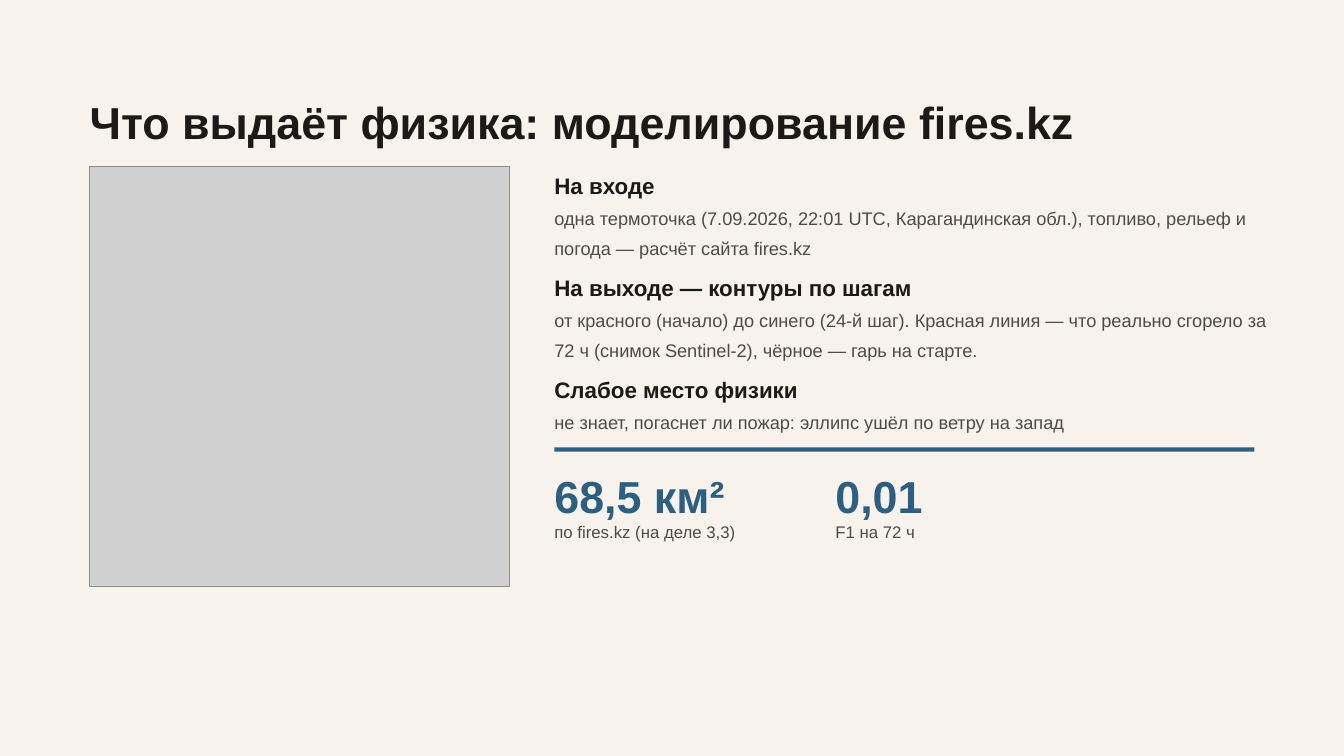
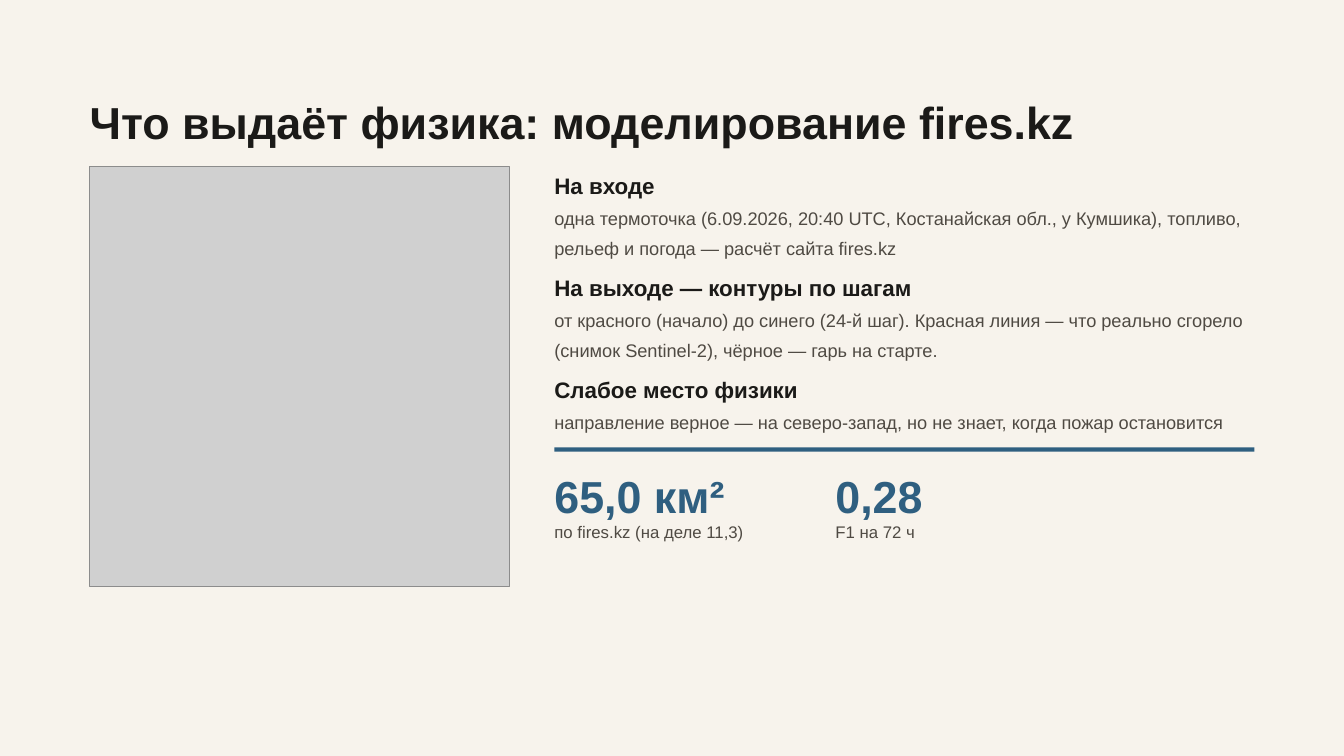
Before and after one commit to Bekabaev/fire_proj, a slide deck: slide 15 of presentation/pres_final_rev2.pptx. Drawn at 1344x756 pixels with LibreOffice and Linux fonts; fonts in the diff are those of the drawing; grey boxes stand for pictures. Boxes give left, top, right and bottom in pixels: in the first picture for what was removed or moved away, otherwise in the second. Text is boxed around its words. In the diff, an @@ line names an element or a change of style, - is before the commit and + after.

```diff
--- a/presentation/pres_final_rev2.pptx
+++ b/presentation/pres_final_rev2.pptx
@@ text at (554, 211, 1240, 259): text changed @@
-одна термоточка (7.09.2026, 22:01 UTC, Карагандинская обл.), топливо, рельеф и погода — расчёт сайта fires.kz
+одна термоточка (6.09.2026, 20:40 UTC, Костанайская обл., у Кумшика), топливо, рельеф и погода — расчёт сайта fires.kz
@@ text at (554, 313, 1243, 361): text changed @@
-от красного (начало) до синего (24-й шаг). Красная линия — что реально сгорело за 72 ч (снимок Sentinel-2), чёрное — гарь на старте.
+от красного (начало) до синего (24-й шаг). Красная линия — что реально сгорело (снимок Sentinel-2), чёрное — гарь на старте.
@@ text at (554, 419, 1223, 433): text changed @@
-не знает, погаснет ли пожар: эллипс ушёл по ветру на запад
+направление верное — на северо-запад, но не знает, когда пожар остановится
@@ text at (554, 481, 724, 520): text changed @@
-68,5 км²
+65,0 км²
@@ text at (835, 481, 922, 520): text changed @@
-0,01
+0,28
@@ text at (554, 526, 743, 542): text changed @@
-по fires.kz (на деле 3,3)
+по fires.kz (на деле 11,3)
```
Also in this commit, not shown: 2 other slides changed, 1 other file.
